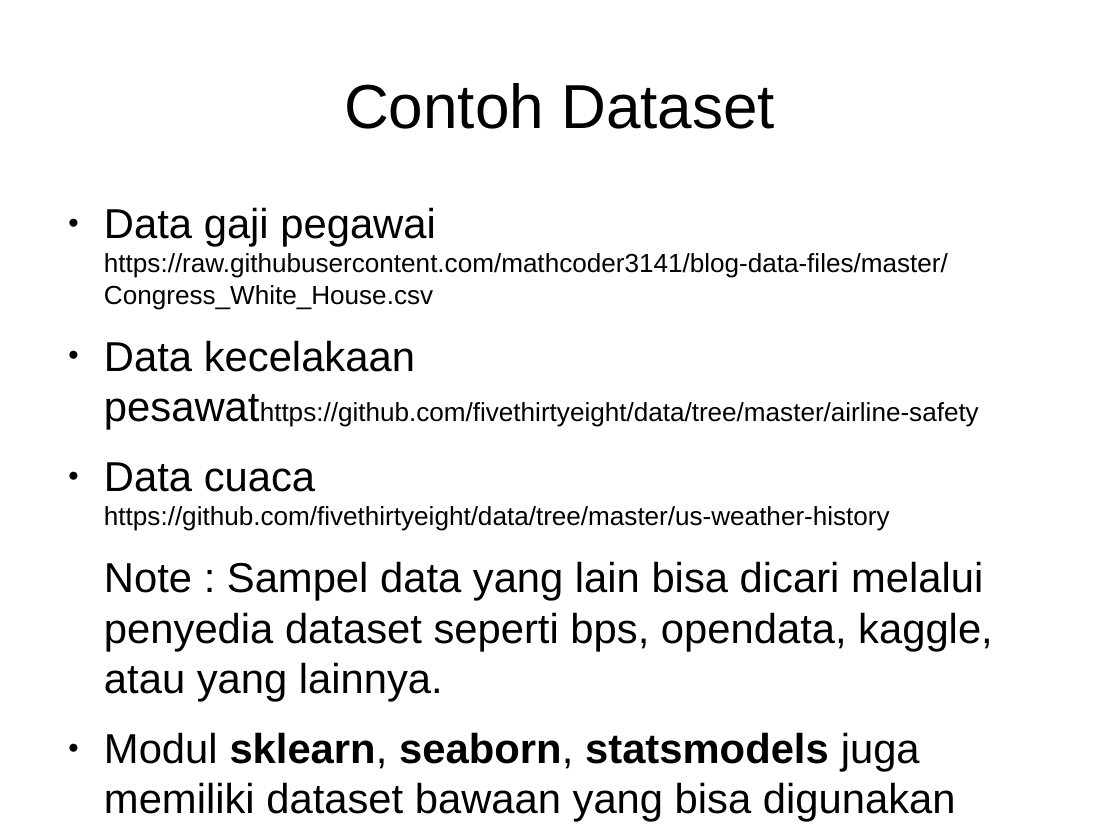
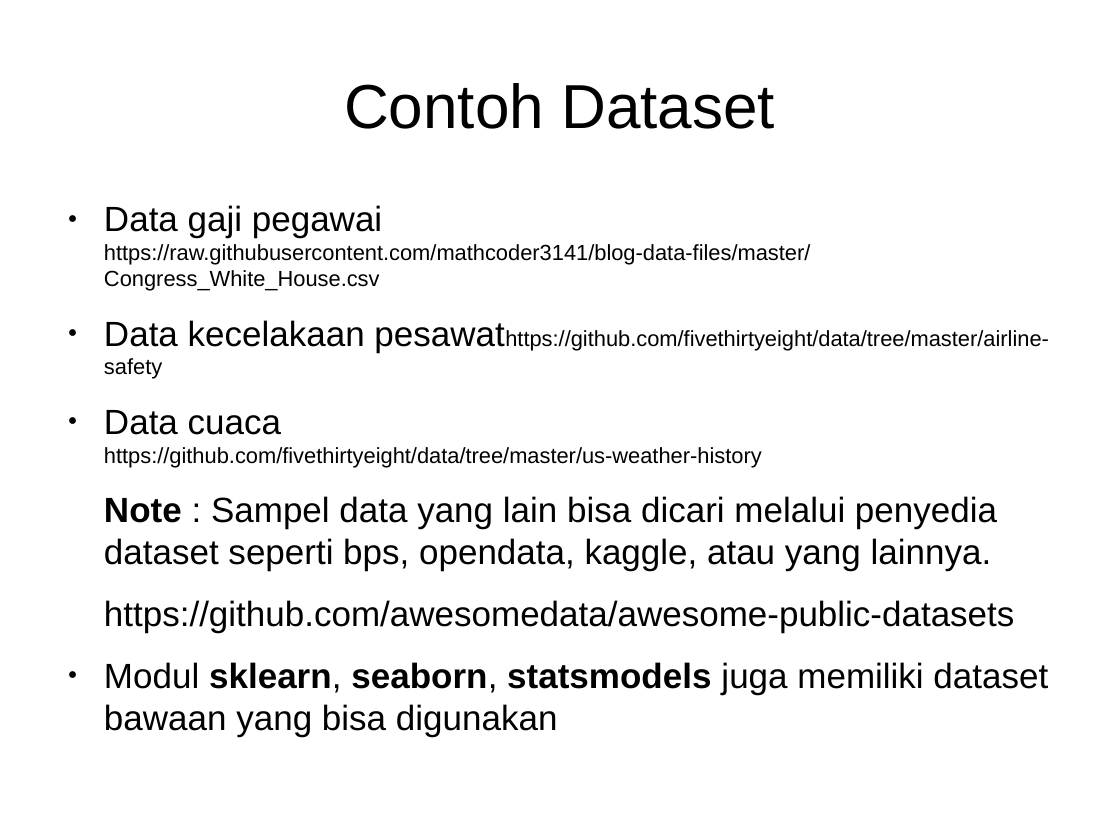
Before and after one commit to Arasy/SlidePythonDataScience, a slide deck: slide 24 of Ch3-Pandas.odp (slide 21 before the commit). Drawn at 1120x840 pixels with LibreOffice and Linux fonts; fonts in the diff are those of the drawing. Boxes give left, top, right and bottom in pixels: in the first picture for what was removed or moved away, otherwise in the second. Text is boxed around its words. In the diff, an @@ line names an element or a change of style, - is before the commit and + after.

Commit message:
Tambah materi create df dan link dataset

```diff
--- a/Ch3-Pandas.odp
+++ b/Ch3-Pandas.odp
@@ text at [104, 205, 1049, 737]: size 29.6 to 24.8 pt in "Data gaji pegawai", "Data kecelakaan pesawathttps://github.com/fivethirtyeight/da ...", "Data cuaca", "Note : Sampel data yang lain bisa ..." and 1 more places; size 18.5 to 15.5 pt in "https://raw.githubusercontent.com/mathcoder3141/blog-data-fi ...", "pesawathttps://github.com/fivethirtyeight/data/tree/master/a ...", "https://github.com/fivethirtyeight/data/tree/master/us-weath ..."; bold on in "Note" @@
@@ text at [104, 600, 1014, 633]: paragraph added @@
+https://github.com/awesomedata/awesome-public-datasets
```
Also in this commit, not shown: 3 other slides changed, 6 slides added.
